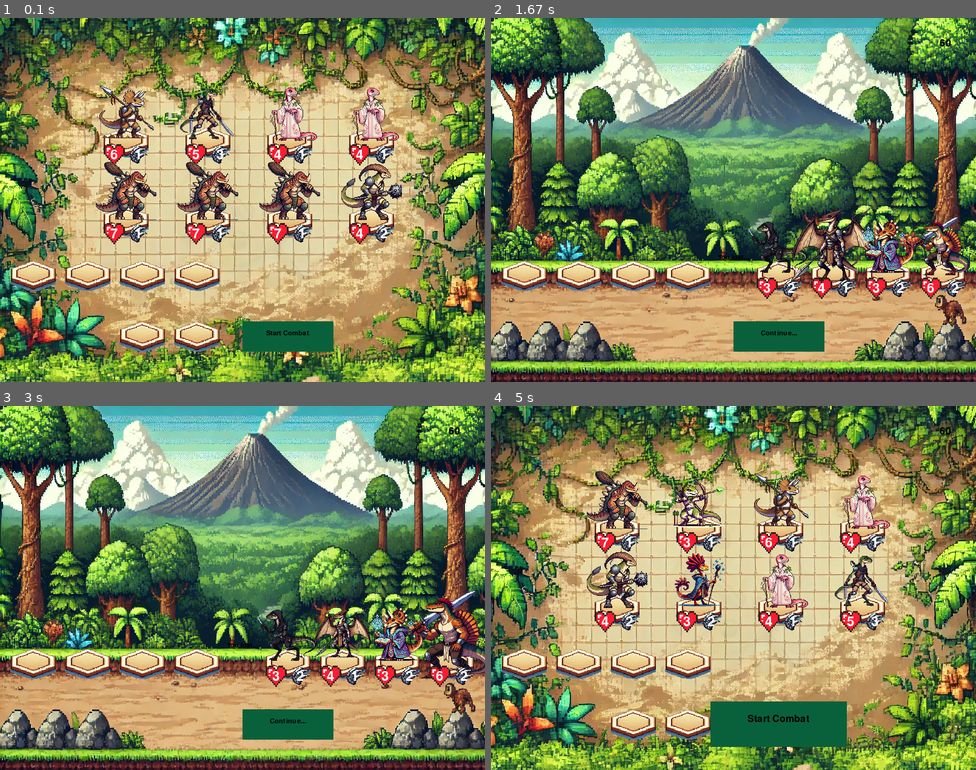
Above: before the commit, frames 1-4 (two rows, left to right).
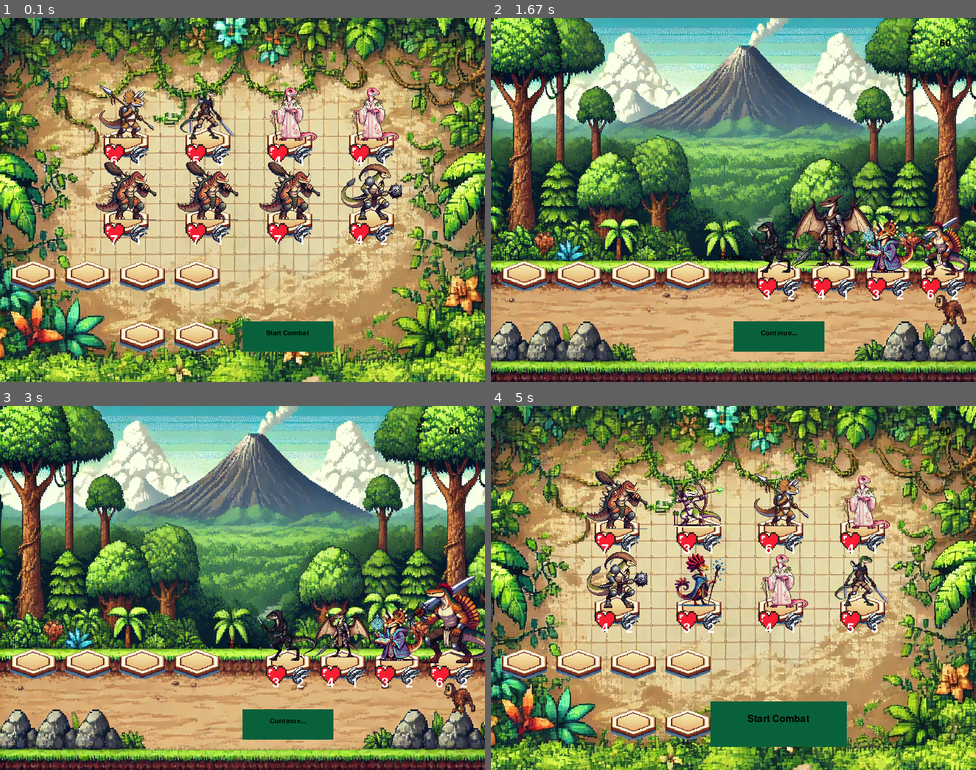
Above: after the commit, the same moments.

Repository: ENorell/RogueTroupe
Game: pygame game, started from main.py
The game is run twice, just before and just after one commit, with the same random seed, the same clock (stepped at 60 frames per second) and the same inputs.
Inputs (mouse positions are in pixels of both pictures, inside the frame that each line leads up to):
- Up to frame 1 (0.1 s): no input
- Up to frame 2 (1.67 s): tap Space at 0.33 s
- Up to frame 3 (3 s): no input
- Up to frame 4 (5 s): click "Continue..." at 3.28 s; press the mouse at (859, 529) at 3.6 s; move the mouse to (757, 515) at 3.7 s; release the mouse at (655, 497) at 3.83 s; click "Start Combat" at 3.95 s; click (777, 726) at 4.28 s; click (777, 726) at 4.62 s; click "Start Combat" at 4.95 s

The runs differ from the first frame. In frame 1, 0.5% of the frame differs, in the area x 22-80%, y 36-63%; in frame 2, 2.5%; in frame 3, 2.7%, in the area x 56-100%, y 46-78%; in frame 4, 0.5%.

Commit message:
fps fix?

Diff:
--- a/components/character.py
+++ b/components/character.py
@@ -167,12 +167,17 @@
     range: int = 1
     character_image = ImageChoice.CHARACTER_VELO
     ability_type: Optional[type[Ability]] = Reckless
+from functools import lru_cache
+
+@lru_cache(maxsize=128)
+def get_cached_font(font_name: str, font_size: int):
+    return font.SysFont(name=font_name, size=font_size)
 
 def draw_text(text_content: str, window: Surface, center_position: Vector, scale_ratio: float = 1, font_name: str = "pixel_font", color: tuple[int, int, int] = BLACK_COLOR) -> None:
     font_size: int = round(DEFAULT_TEXT_SIZE * scale_ratio)
-    text_font = font.SysFont(name=font_name, size=font_size)
-    text = text_font.render(text_content, 1, color)
-    text_topleft_position = (center_position[0] - text.get_width() / 2, center_position[1] - text.get_height())
+    text_font = get_cached_font(font_name, font_size)
+    text = text_font.render(text_content, True, color)
+    text_topleft_position = (center_position[0] - text.get_width() / 2, center_position[1] - text.get_height() / 2)
     window.blit(text, text_topleft_position)
 
 def draw_character(frame: Surface, mid_bottom: Vector, character: Character, is_enemy: bool = False, scale_ratio: float = 1, slot_is_hovered: bool = False):
@@ -183,19 +188,22 @@
     if slot_is_hovered:
         draw_tooltip(frame, character, mid_bottom, scale_ratio)
 
+@lru_cache(maxsize=128)
+def get_scaled_image(image_key: str, size: tuple[int, int], flip: bool = False) -> Surface:
+    character_image = IMAGES[image_key].convert_alpha()
+    character_image = pygame.transform.scale(character_image, size)
+    if flip:
+        character_image = pygame.transform.flip(character_image, True, False)
+    return character_image
+
 def get_character_image(character: Character, mid_bottom: Vector, scale_ratio: float, is_enemy: bool) -> tuple[Surface, Rect]:
     image_key = character.corpse_image if character.is_dead() else character.character_image
-    character_image = IMAGES[image_key].convert_alpha()
-
     rect = Rect(
-        (mid_bottom[0] - character.width_pixels / 2, mid_bottom[1] - character.height_pixels),
-        (character.width_pixels, character.height_pixels)
-    ).scale_by(scale_ratio, scale_ratio)
-
-    character_image = pygame.transform.scale(character_image, rect.size)
-    if is_enemy:
-        character_image = pygame.transform.flip(character_image, True, False)
-
+        (mid_bottom[0] - character.width_pixels * scale_ratio / 2, mid_bottom[1] - character.height_pixels * scale_ratio),
+        (character.width_pixels * scale_ratio, character.height_pixels * scale_ratio)
+    )
+
+    character_image = get_scaled_image(image_key, rect.size, flip=is_enemy)
     return character_image, rect
 
 def draw_tooltip(frame: Surface, character: Character, mid_bottom: Vector, scale_ratio: float):
@@ -203,11 +211,11 @@
     box_height = TOOLTIP_HEIGHT * scale_ratio
 
     tooltip_rect = Rect(
-        (mid_bottom[0] - box_width / 2, mid_bottom[1] - character.height_pixels - box_height - 10),
+        (mid_bottom[0] - box_width / 2, mid_bottom[1] - character.height_pixels * scale_ratio - box_height - 10),
         (box_width, box_height)
     )
 
-    tooltip_image = pygame.transform.scale(IMAGES[ImageChoice.CHARACTER_TOOLTIP].convert_alpha(), tooltip_rect.size)
+    tooltip_image = get_scaled_image(ImageChoice.CHARACTER_TOOLTIP, tooltip_rect.size)
     frame.blit(tooltip_image, tooltip_rect.topleft)
     draw_tooltip_text(frame, character, tooltip_rect, scale_ratio)
 
@@ -217,30 +225,28 @@
     draw_character_ability(frame, character, tooltip_rect, scale_ratio)
 
 def draw_range_icons(frame: Surface, character: Character, tooltip_rect: Rect, scale_ratio: float):
-    range_icon = pygame.transform.scale(IMAGES[ImageChoice.SLOT].convert_alpha(), (RANGE_ICON_WIDTH, RANGE_ICON_HEIGHT))
-    total_range_width = (character.range + 1) * RANGE_ICON_HEIGHT
+    range_icon = get_scaled_image(ImageChoice.SLOT, (RANGE_ICON_WIDTH, RANGE_ICON_HEIGHT))
+    total_range_width = (character.range + 1) * RANGE_ICON_WIDTH
     start_x = tooltip_rect.left + (tooltip_rect.width - total_range_width) / 2
-    target_indicator = pygame.transform.scale(IMAGES[ImageChoice.COMBAT_TARGET].convert_alpha(), (RANGE_ICON_HEIGHT, RANGE_ICON_HEIGHT))
+    target_indicator = get_scaled_image(ImageChoice.COMBAT_TARGET, (RANGE_ICON_HEIGHT, RANGE_ICON_HEIGHT))
+
     range_indicator_offset = 65
 
     for i in range(character.range + 1):
         range_icon_position = (start_x + i * RANGE_ICON_WIDTH, tooltip_rect.top + range_indicator_offset)
         frame.blit(range_icon, range_icon_position)
-        # Target indicator on all but the character
         if i != 0:
-            frame.blit(target_indicator, (range_icon_position[0]+(RANGE_ICON_WIDTH-RANGE_ICON_HEIGHT)/2, range_icon_position[1] - RANGE_ICON_HEIGHT / 2))
-            draw_text(f"{character.damage}", frame, (range_icon_position[0] + RANGE_ICON_WIDTH / 2 +(RANGE_ICON_WIDTH-RANGE_ICON_HEIGHT)/2 - 5, range_icon_position[1] + RANGE_ICON_HEIGHT / 2 - 5), scale_ratio *1.5 ,font_name = "pixel_font")
+            frame.blit(target_indicator, (range_icon_position[0] + (RANGE_ICON_WIDTH - RANGE_ICON_HEIGHT) / 2, range_icon_position[1] - RANGE_ICON_HEIGHT / 2))
+            draw_text(f"{character.damage}", frame, (range_icon_position[0] + RANGE_ICON_WIDTH / 2 + (RANGE_ICON_WIDTH - RANGE_ICON_HEIGHT) / 2 - 5, range_icon_position[1] + RANGE_ICON_HEIGHT / 2 - 5), scale_ratio * 1.5, font_name="pixel_font")
 
     if character.range > 0:
-        #Scale character to the width of the icon
         character_icon_size = CHARACTER_ICON_SCALE * RANGE_ICON_WIDTH
-
-        character_image = pygame.transform.scale(IMAGES[character.character_image].convert_alpha(), (character_icon_size,character_icon_size))
+        character_image = get_scaled_image(character.character_image, (character_icon_size, character_icon_size))
         frame.blit(character_image, (start_x, tooltip_rect.top + range_indicator_offset - character_icon_size / 2))
 
 def draw_character_ability(frame: Surface, character: Character, tooltip_rect: Rect, scale_ratio: float):
     if character.ability:
-        ability_text = f"{character.ability_type.name} : {TRIGGER_TYPE_DESCRIPTIONS.get(character.ability_type.trigger, "Unknown Trigger")}"
+        ability_text = f"{character.ability_type.name} : {TRIGGER_TYPE_DESCRIPTIONS.get(character.ability_type.trigger, 'Unknown Trigger')}"
         ability_desc = f"{character.ability_type.description}"
         draw_text(ability_text, frame, (tooltip_rect.left + tooltip_rect.width / 2, tooltip_rect.top + 125), scale_ratio, "pixel_font")
         draw_text(ability_desc, frame, (tooltip_rect.left + tooltip_rect.width / 2, tooltip_rect.top + 145), scale_ratio, "pixel_font")
@@ -251,31 +257,25 @@
     if character.is_dead():
         draw_text("DEAD", frame, mid_bottom, scale_ratio, "pixel_font")
     else:
-        if character.is_attacking:
-            draw_defending_indicator(frame, rect)
-        if character.is_defending:
+        if character.is_attacking or character.is_defending:
             draw_defending_indicator(frame, rect)
         draw_health_and_damage(frame, character, mid_bottom, scale_ratio)
         if character.combat_indicator:
             draw_text(character.combat_indicator, frame, (mid_bottom[0], rect.top - 20), 2, "pixel_font", color=RED_COLOR)
 
 def draw_defending_indicator(frame: Surface, rect: Rect):
-    target_image = pygame.transform.scale(IMAGES[ImageChoice.COMBAT_TARGET].convert_alpha(), rect.size)
+    target_image = get_scaled_image(ImageChoice.COMBAT_TARGET, rect.size)
     frame.blit(target_image, rect.topleft)
 
 def draw_health_and_damage(frame: Surface, character: Character, mid_bottom: Vector, scale_ratio: float):
-
-    # Draw health sprite and text
-    health_icon = pygame.transform.scale(IMAGES[ImageChoice.HEALTH_ICON].convert_alpha(), (HEALTH_ICON_SIZE, HEALTH_ICON_SIZE))
-    health_pos = (mid_bottom[0] - 20 - HEALTH_ICON_SIZE/2, mid_bottom[1])
+    health_icon = get_scaled_image(ImageChoice.HEALTH_ICON, (HEALTH_ICON_SIZE, HEALTH_ICON_SIZE))
+    health_pos = (mid_bottom[0] - 20 - HEALTH_ICON_SIZE / 2, mid_bottom[1])
     frame.blit(health_icon, health_pos)
     health_text = f"{character.health}"
-    draw_text(health_text, frame, (health_pos[0] + HEALTH_ICON_SIZE/2, health_pos[1] + 0.8 * HEALTH_ICON_SIZE), 2, "pixel_font", color=WHITE_COLOR)
-
-    # Draw damage sprite and text
-    damage_icon = pygame.transform.scale(IMAGES[ImageChoice.DAMAGE_ICON].convert_alpha(), (DAMAGE_ICON_SIZE, DAMAGE_ICON_SIZE))
-    damage_pos = (mid_bottom[0] + 20 - DAMAGE_ICON_SIZE/2, mid_bottom[1])
+    draw_text(health_text, frame, (health_pos[0] + HEALTH_ICON_SIZE / 2, health_pos[1] + 0.8 * HEALTH_ICON_SIZE), 2, "pixel_font", color=WHITE_COLOR)
+
+    damage_icon = get_scaled_image(ImageChoice.DAMAGE_ICON, (DAMAGE_ICON_SIZE, DAMAGE_ICON_SIZE))
+    damage_pos = (mid_bottom[0] + 20 - DAMAGE_ICON_SIZE / 2, mid_bottom[1])
     frame.blit(damage_icon, damage_pos)
     damage_text = f"{character.damage}"
-
-    draw_text(damage_text, frame, (damage_pos[0]+DAMAGE_ICON_SIZE/2, damage_pos[1] + 0.8 * DAMAGE_ICON_SIZE), 2, "pixel_font", color=WHITE_COLOR)
+    draw_text(damage_text, frame, (damage_pos[0] + DAMAGE_ICON_SIZE / 2, damage_pos[1] + 0.8 * DAMAGE_ICON_SIZE), 2, "pixel_font", color=WHITE_COLOR)
